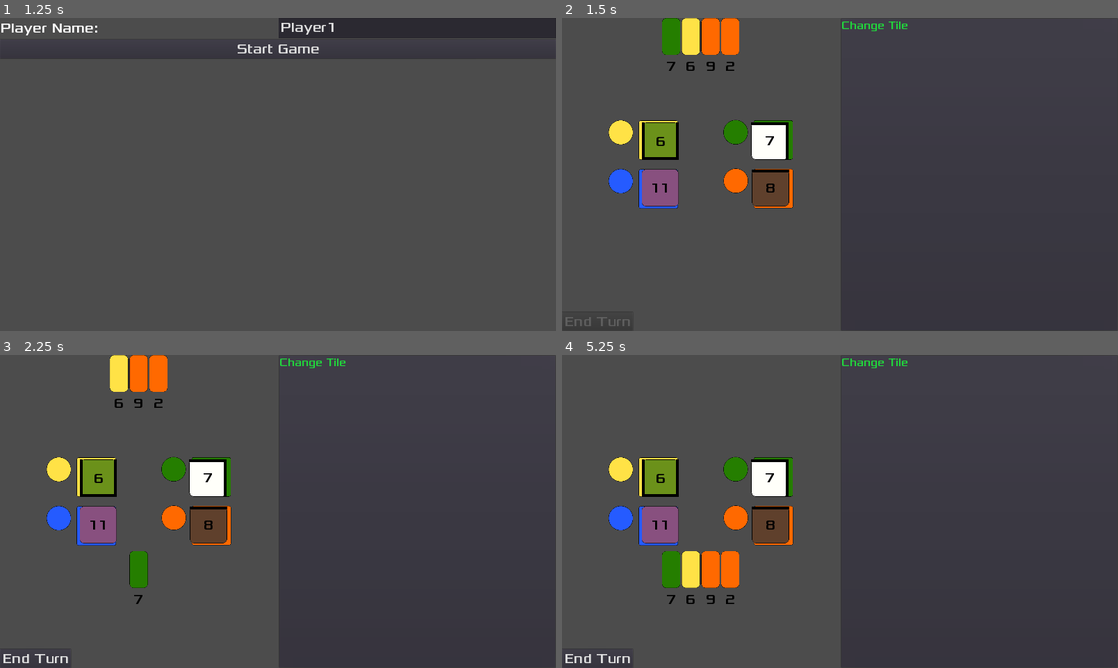
Above: before the commit, frames 1-4 (two rows, left to right).
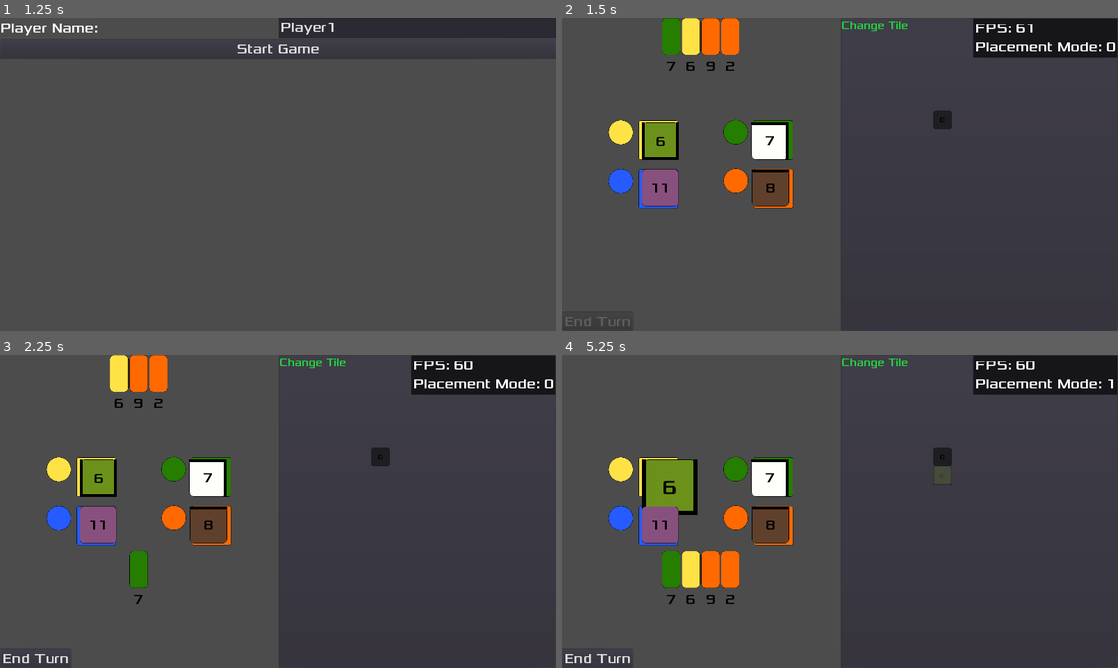
Above: after the commit, the same moments.

Repository: Structed/alcaramba
Game: Godot game, scene res://Drawable/MainMenu/MainMenu.tscn
Same seed, same stepped clock (60 frames per second), same inputs: the game is played once before the commit and once after it.
Inputs:
- Up to frame 1 (1.25 s): click "New Game" at 0.5 s
- Up to frame 2 (1.5 s): click "Start Game" at 1.25 s
- Up to frame 3 (2.25 s): click "7" at 2 s
- Up to frame 4 (5.25 s): click "6" at 2.75 s; click "9" at 3.5 s; click "2" at 4.25 s; click "6" at 5 s

Frame 1 is identical in both runs. In frame 2, 3.4% of the frame differs, in the area x 66-100%, y 0-36%; in frame 3, 3.4%; in frame 4, 4.4%, in the area x 14-100%, y 0-52%.
Error before the commit: Parse Error: The identifier "_stack_tiles" isn't declared in the current scope. (res://Drawable/Town/Town.gd:84)

Commit message:
fixes of merge errors

Diff:
--- a/src/alcaramba/Drawable/Game/Game.gd
+++ b/src/alcaramba/Drawable/Game/Game.gd
@@ -12,7 +12,7 @@
 
 
 	_market.get_node("TileMarket").connect("tile_card_selected", self, "_on_tile_card_selected")
-	_town.get_node("SpareTiles").connect("tile_card_selected", self, "_on_tile_card_selected")
+	_town.get_node("ContainerRight").get_node("SpareTiles").connect("tile_card_selected", self, "_on_tile_card_selected")
 
 
 
--- a/src/alcaramba/Drawable/Town/Town.gd
+++ b/src/alcaramba/Drawable/Town/Town.gd
@@ -81,7 +81,7 @@
 				if cell_to_remove != TileMap.INVALID_CELL && cell_to_remove != _starting_tile_id && _is_tile_removable(x, y):
 					var _removed_tile_id = remove_tile(x, y) # remove tile and return its id
 					# emit signal to send card to spare tiles
-					emit_signal("tile_removed", _stack_tiles.get_card_info_by_id(_removed_tile_id))
+					emit_signal("tile_removed", _reference_tiles.get_card_info_by_id(_removed_tile_id))
 				draw_placed_tiles()
 
 
